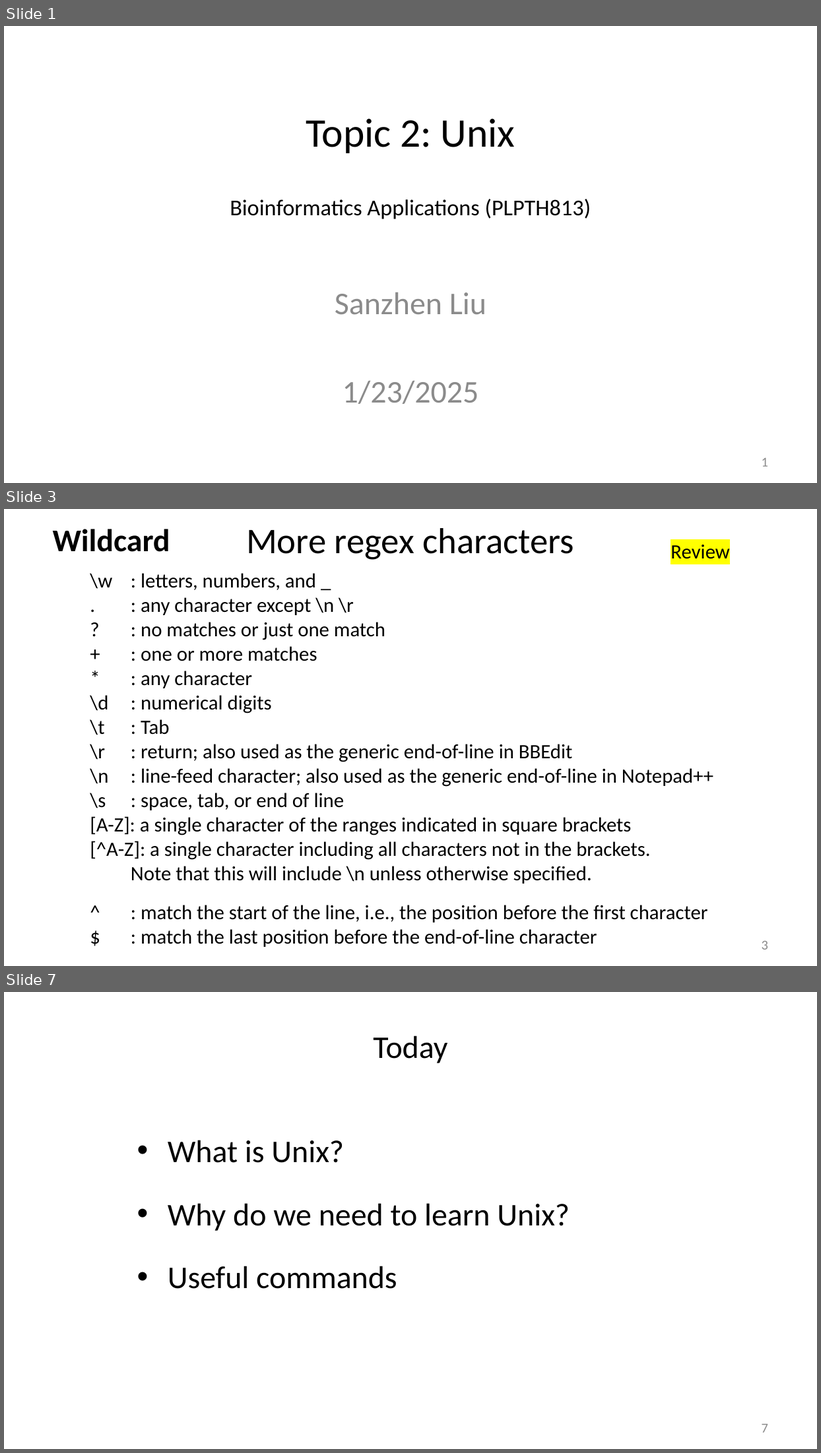
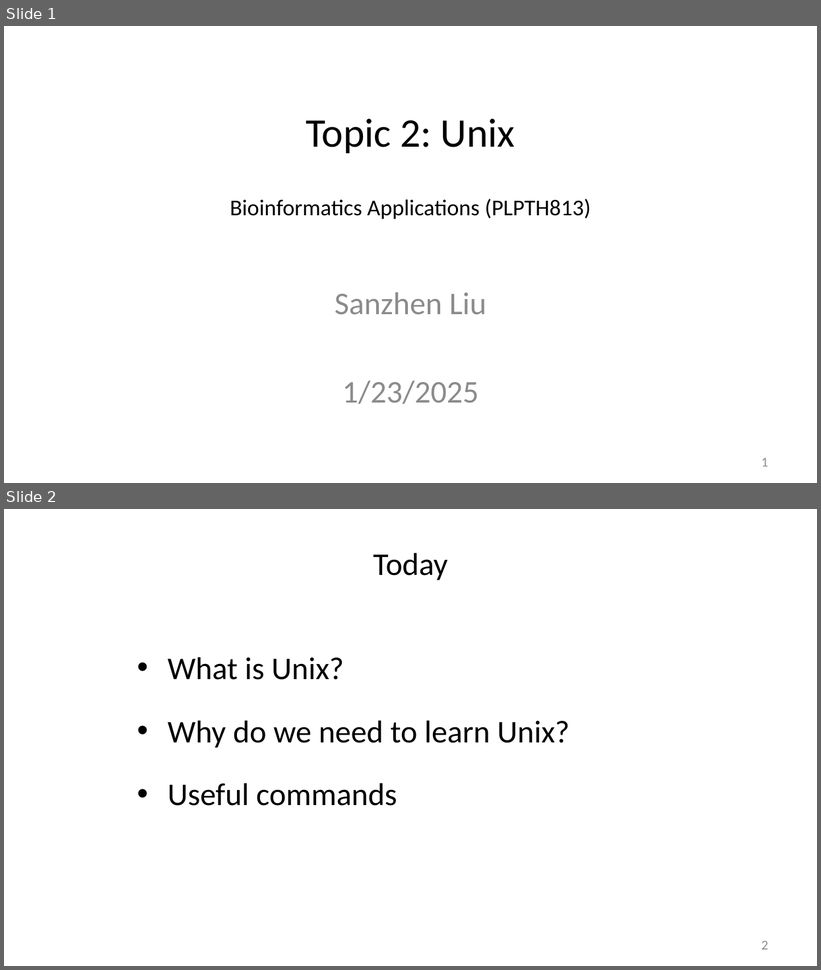
Before and after one commit to liu3zhenlab/teaching, a slide deck: PLPTH813Bioinformatis/2025/1_lecture/lecture02_unix.pptx. Shown one above the other, each under a label of ours: slides 1, 3 and 7 before the commit, slides 1 and 2 after it; the slides between them are not shown. The pictures are 821x1453 and 821x970 pixels, drawn with LibreOffice and Linux fonts; fonts in the diff are those of the drawing. Boxes give left, top, right and bottom in pixels: in the first picture for what was removed or moved away, otherwise in the second. Text is boxed around its words. In the diff, an @@ line names an element or a change of style, - is before the commit and + after.

```diff
--- a/PLPTH813Bioinformatis/2025/1_lecture/lecture02_unix.pptx
+++ b/PLPTH813Bioinformatis/2025/1_lecture/lecture02_unix.pptx
@@ slide 3 removed at [4,509,817,966], background #FFFFFF @@
@@ title removed at [246,528,574,560] @@
-More regex characters
@@ text removed at [53,529,170,552] @@
-Wildcard
@@ text removed at [671,545,729,559] @@
-Review
@@ text removed at [90,573,714,884] @@
-\w : letters, numbers, and _
-. : any character except \n \r
-? : no matches or just one match
-+ : one or more matches
-* : any character
-\d : numerical digits
-\t : Tab
-\r : return; also used as the generic end-of-line in BBEdit
-\n : line-feed character; also used as the generic end-of-line in Notepad++
-\s : space, tab, or end of line
-[A-Z]: a single character of the ranges indicated in square brackets
-[^A-Z]: a single character including all characters not in the brackets.
-Note that this will include \n unless otherwise specified.
@@ text removed at [141,905,708,947] @@
-^ : match the start of the line, i.e., the position before the first character
-$ : match the last position before the end-of-line character
@@ page number removed at [762,941,768,950] @@
-3
@@ what was slide 7 is now slide 2 @@
@@ page number at [762,941,768,950]: text changed @@
-7
+2
```
Also in this commit, not shown: 4 slides changed, 5 other slides removed, 1 other file.
